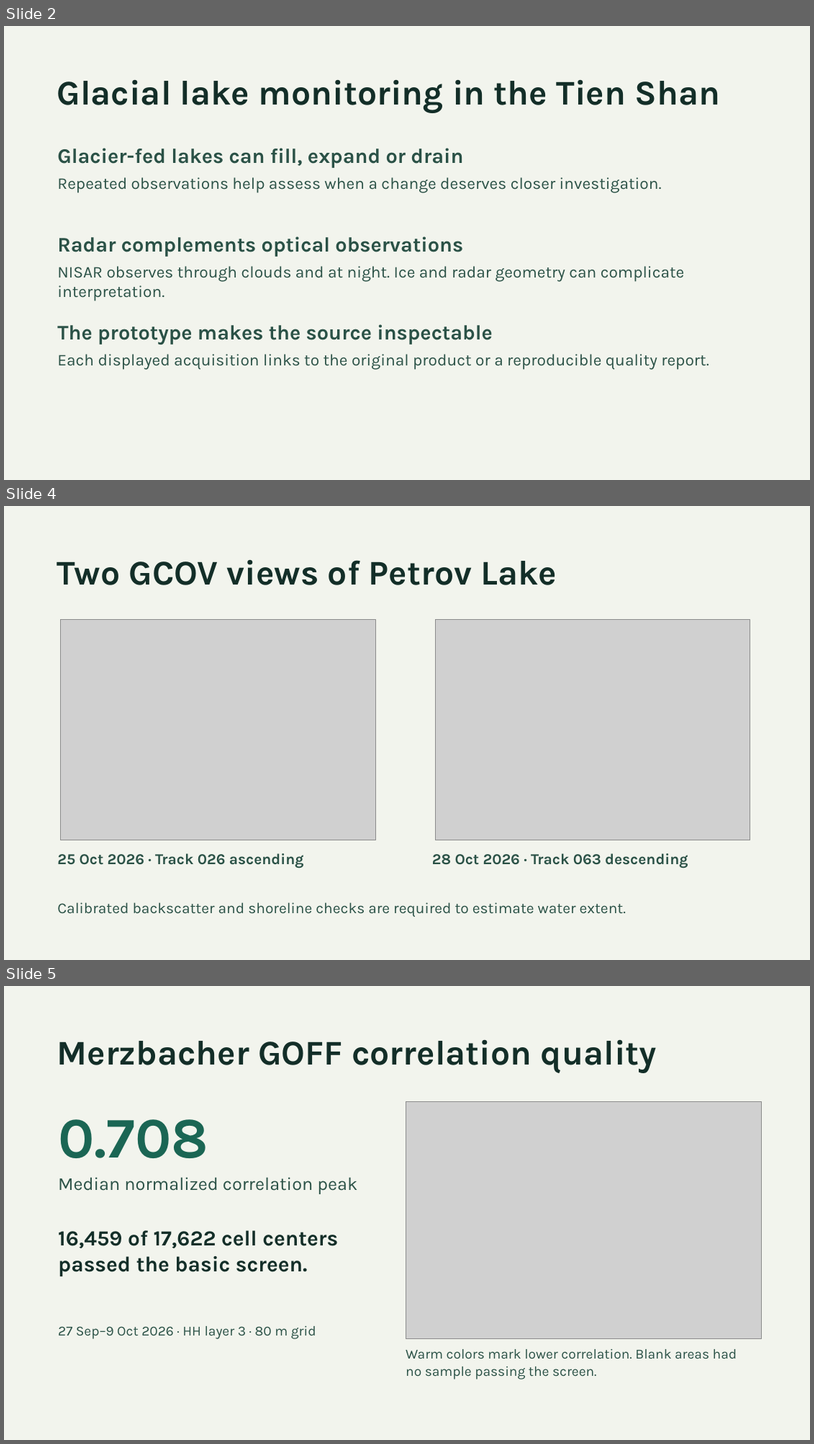
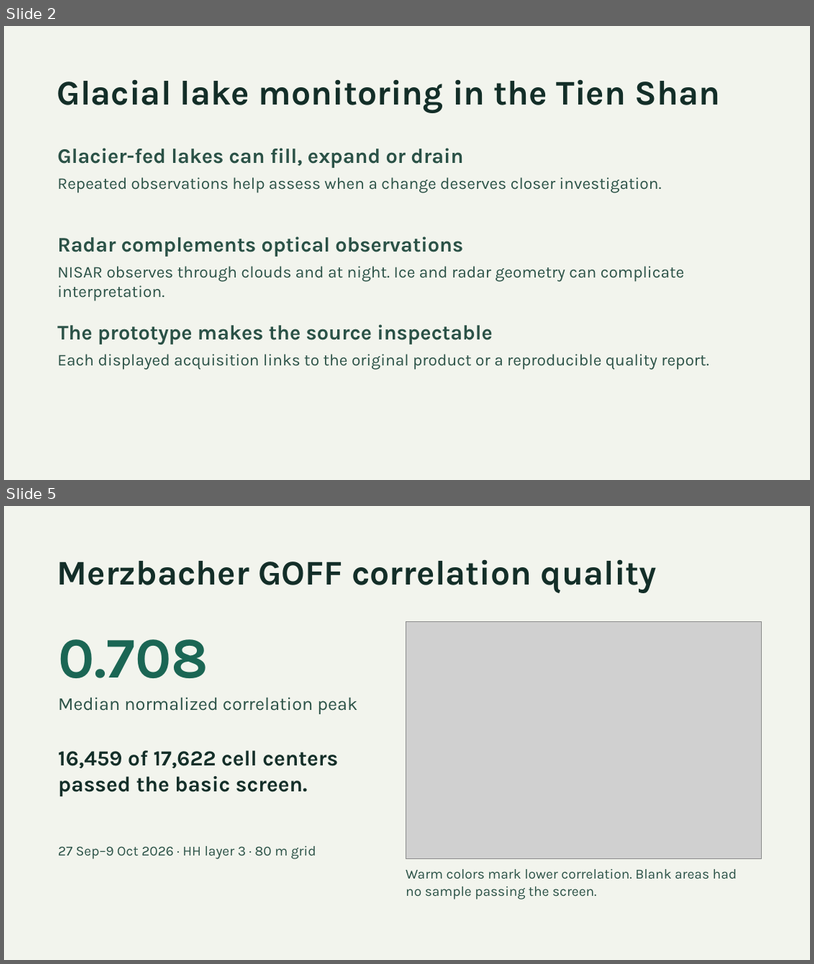
Before and after one commit to erturx/glacierguard, a slide deck: submission/glacierguard.pptx. Shown one above the other, each under a label of ours: slides 2, 4 and 5 before the commit, slides 2 and 5 after it; the slides between them are not shown. The pictures are 814x1444 and 814x964 pixels, drawn with LibreOffice and Linux fonts; fonts in the diff are those of the drawing; grey boxes stand for pictures. Boxes give left, top, right and bottom in pixels: in the first picture for what was removed or moved away, otherwise in the second. Text is boxed around its words. In the diff, an @@ line names an element or a change of style, - is before the commit and + after.

Commit message:
Measure Petrov Lake from calibrated NISAR GCOV

```diff
--- a/submission/glacierguard.pptx
+++ b/submission/glacierguard.pptx
@@ slide 4 removed at [4, 506, 810, 960], background #F2F4ED @@
@@ text removed at [57, 560, 557, 585] @@
-Two GCOV views of Petrov Lake
@@ picture removed at [61, 620, 376, 841] @@
@@ picture removed at [436, 620, 751, 841] @@
@@ text removed at [57, 853, 304, 868] @@
-25 Oct 2026 · Track 026 ascending
@@ text removed at [432, 853, 688, 868] @@
-28 Oct 2026 · Track 063 descending
@@ text removed at [57, 902, 626, 916] @@
-Calibrated backscatter and shoreline checks are required to estimate water extent.
```
Also in this commit, not shown: 2 slides changed, 1 slide added, 9 other files.
